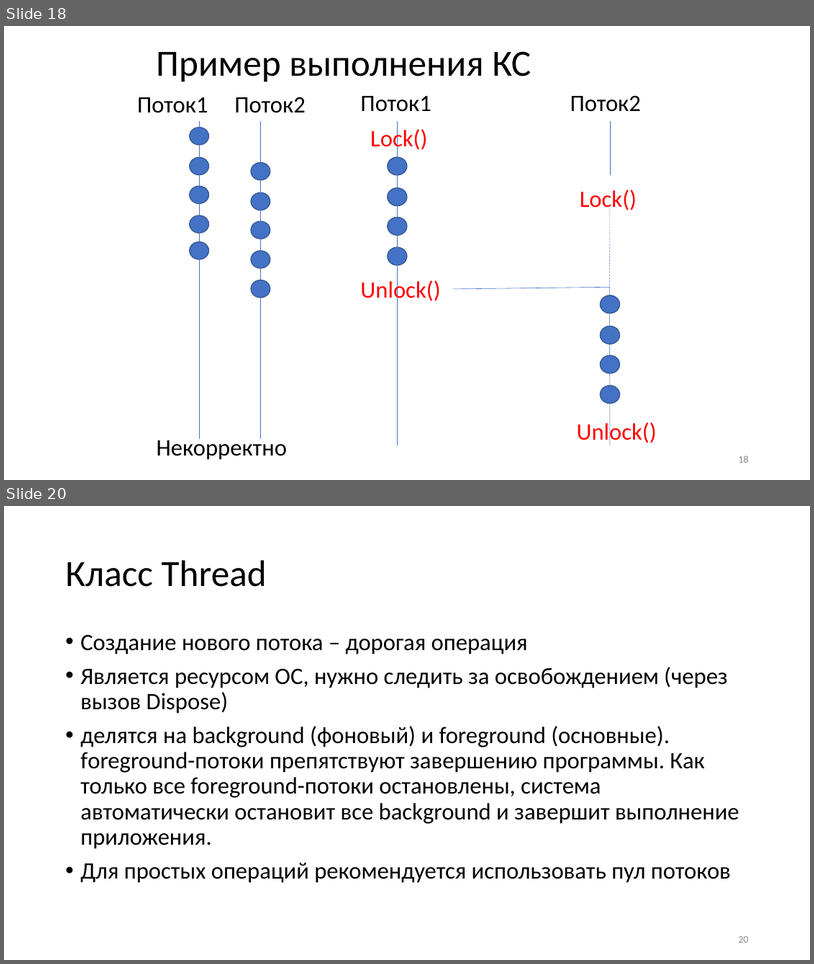
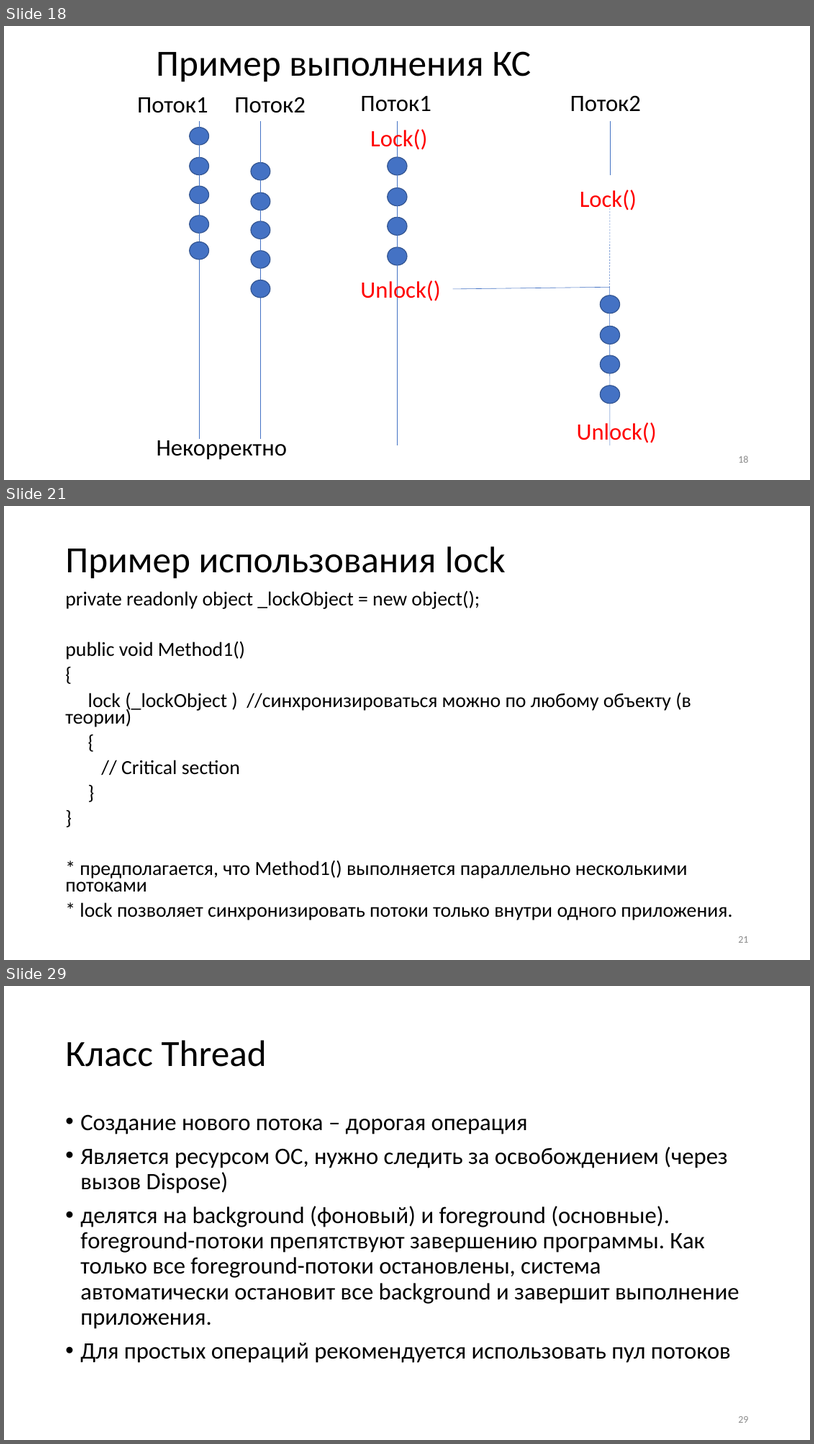
Before and after one commit to blockin90/Programming_PIB, a slide deck: Лекции/3 семестр/Часть 3/Программирование лекция 3.3.pptx. Shown one above the other, each under a label of ours: slides 18 and 20 before the commit, slides 18, 21 and 29 after it; the slides between them are not shown. The pictures are 814x964 and 814x1444 pixels, drawn with LibreOffice and Linux fonts; fonts in the diff are those of the drawing. Boxes give left, top, right and bottom in pixels: in the first picture for what was removed or moved away, otherwise in the second. Text is boxed around its words. In the diff, an @@ line names an element or a change of style, - is before the commit and + after.

Commit message:
Добавлены примеры использования и описание примитивов синхронизации

```diff
--- a/Лекции/3 семестр/Часть 3/Программирование лекция 3.3.pptx
+++ b/Лекции/3 семестр/Часть 3/Программирование лекция 3.3.pptx
@@ slide 21 added at [4, 506, 810, 960], background #FFFFFF @@
@@ title added at [65, 546, 506, 579], 44 pt, text #000000 @@
+Пример использования lock
@@ text added at [65, 591, 733, 920], 23.8 pt, text #000000 @@
+private readonly object _lockObject = new object();
+public void Method1()
+{
+lock (_lockObject ) //синхронизироваться можно по любому объекту (в теории)
+{
+// Critical section
+}
+}
+* предполагается, что Method1() выполняется параллельно несколькими потоками
+* lock позволяет синхронизировать потоки только внутри одного приложения.
@@ page number added at [738, 936, 748, 942], 12 pt, text #8C8C8C @@
+21
@@ what was slide 20 is now slide 29 @@
@@ page number at [738, 1416, 748, 1422]: text changed @@
-20
+29
```
Also in this commit, not shown: 1 slide changed, 8 other slides added.
